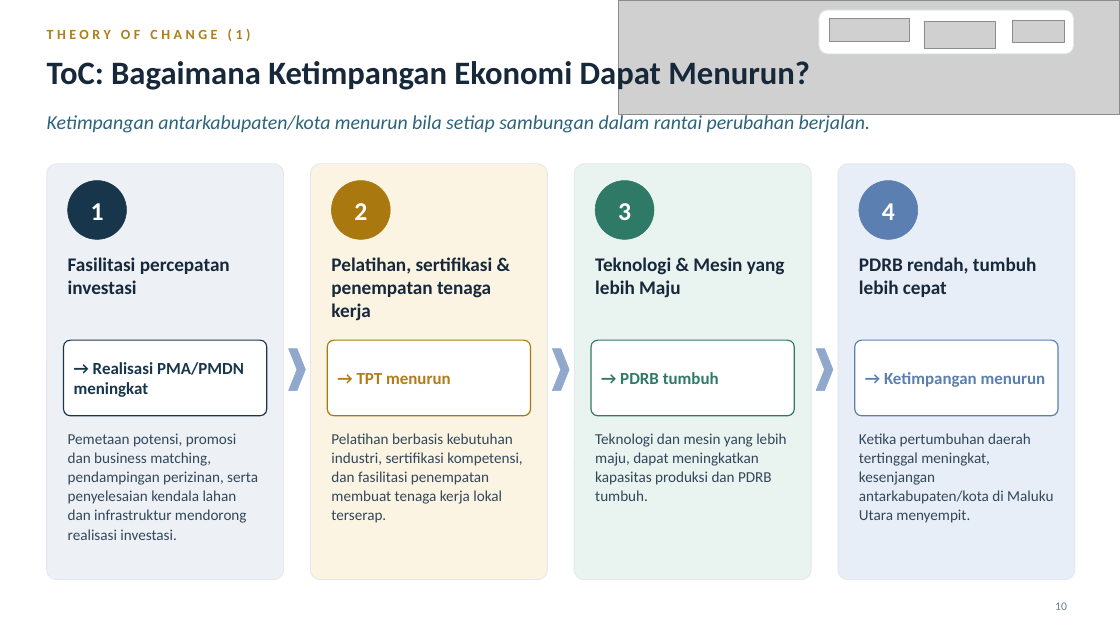
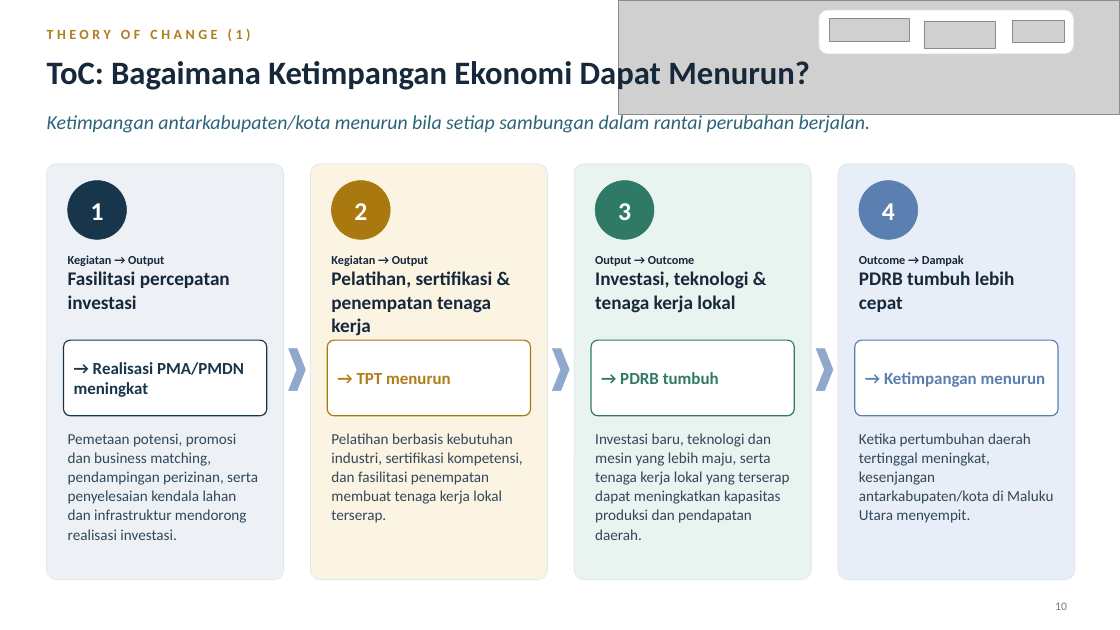
Before and after one commit to mhmmdzdn/disparitas-ekonomi-maluku-utara, a slide deck: slide 10 of Disparitas_Ekonomi_Maluku_Utara.pptx. Drawn at 1120x630 pixels with LibreOffice and Linux fonts; fonts in the diff are those of the drawing; grey boxes stand for pictures. Boxes give left, top, right and bottom in pixels: in the first picture for what was removed or moved away, otherwise in the second. Text is boxed around its words. In the diff, an @@ line names an element or a change of style, - is before the commit and + after.

Commit message:
Update alur tingkatan Theory of Change dan sinkronisasi presentasi PPTX

```diff
--- a/Disparitas_Ekonomi_Maluku_Utara.pptx
+++ b/Disparitas_Ekonomi_Maluku_Utara.pptx
@@ text at (68, 255, 164, 266): paragraph added @@
+Kegiatan → Output
@@ text at (331, 255, 428, 266): paragraph added @@
+Kegiatan → Output
@@ text at (595, 256, 749, 313): text changed @@
-Teknologi & Mesin yang lebih Maju
+Output → Outcome
+Investasi, teknologi & tenaga kerja lokal
@@ text at (859, 255, 1015, 312): text changed @@
-PDRB rendah, tumbuh lebih cepat
+Outcome → Dampak
+PDRB tumbuh lebih cepat
@@ text at (595, 433, 789, 540): text changed @@
-Teknologi dan mesin yang lebih maju, dapat meningkatkan kapasitas produksi dan PDRB tumbuh.
+Investasi baru, teknologi dan mesin yang lebih maju, serta tenaga kerja lokal yang terserap dapat meningkatkan kapasitas produksi dan pendapatan daerah.
```
Also in this commit, not shown: 1 other file.
